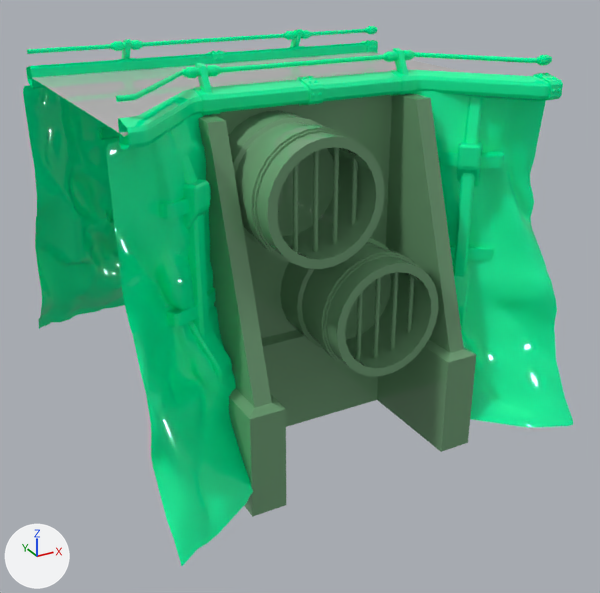
Two versions of the FBX model Assets/Game/Art/Environment/Tracks/World_2/Geometry/Track_06_R.fbx, one commit apart.
Rendered twice from a 50 mm camera at (-27.9, -54.1, 9.9) aimed at (0.9, -1.7, -16.3). The axes (+X, +Y, +Z) are drawn at lower left. The lights are the same throughout. The picture after the commit comes second. Objects named as collision shapes, trigger or cutter boxes, shadow casters or lower levels of detail are left out. Where no turn or scale is listed for an object, it has been applied to the vertices.

Before the edit, the objects in view are built like this:
```python
me_mesh_001 = bpy.data.meshes.new('Mesh.001')
me_mesh_001.from_pydata([(-15.0, -11.0, 0.0), (15.0, -11.0, 0.0), (-15.0, 11.0, 0.0), (15.0, 11.0, 0.0), (7.5, 11.0, 0.0), (-7.5, 11.0, 0.0), (-7.5, -3.7, 0.0), (7.5, -3.7, 0.0)], [], [(4, 5, 6, 7), (5, 2, 0, 6), (7, 1, 3, 4)])
me_mesh_001.materials.append(mat_m_road)  # grey #bcbcbc
me_mesh_002 = bpy.data.meshes.new('Mesh.002')
me_mesh_002.from_pydata(...)  # 6735 vertices, 11971 faces; spans x -15.8..15.8, y -17.8..20.2, z -23.7..2.3
me_mesh_002.materials.append(mat_m_side)  # green #00ffa4
me_mesh_003 = bpy.data.meshes.new('Mesh.003')
me_mesh_003.from_pydata(...)  # 932 vertices, 1566 faces; spans x -9.1..9.0, y -13.1..-3.3, z -25.6..-0.7
me_mesh_003.materials.append(mat_m_side_parts)  # green #719f77
ob_road_008 = bpy.data.objects.new('Road_008', me_mesh_001)
ob_road_008.location = (0.0, -0.42, 0.0)
ob_side_parts_06 = bpy.data.objects.new('side_parts_06', me_mesh_003)
ob_side_parts_06.location = (0.0, -0.42, 0.0)
ob_side_rock_008 = bpy.data.objects.new('Side_Rock_008', me_mesh_002)
ob_side_rock_008.location = (0.0, 0.0, 0.0)
```
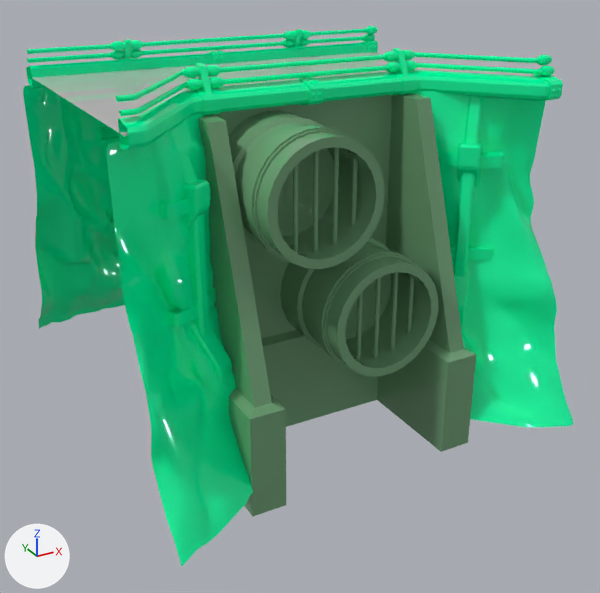
The change, as a list of edits to the scene's bpy script:
```text
Change me_mesh_002:
    used by ob_side_rock_008; location = (0.0, 0.0, 0.0)
    remove me_mesh_002.from_pydata(...)  # 6735 vertices, 11971 faces; spans x -15.8..15.8, y -17.8..20.2, z -23.7..2.3
    add me_mesh_002.from_pydata(...)  # 8039 vertices, 14347 faces; spans x -15.8..15.8, y -17.8..20.2, z -23.7..2.3
    me_mesh_002 part 1: the loose piece of 16 vertices spanning x -6.3..6.3, y 10.6..10.9, z 1.7..2.0 is copied, and the copy is mirrored in y about its middle, then moved by (0.0, -15.3, -0.7); it spans x -6.3..6.3, y -4.7..-4.4, z 1.0..1.3
    me_mesh_002 part 2: the loose piece of 112 vertices spanning x 14.5..15.5, y -11.1..-10.4, z 1.5..2.2 is copied, and the copy is moved by (0.0, -0.4, -0.7); it spans x 14.5..15.5, y -11.4..-10.7, z 0.8..1.5
    me_mesh_002 part 3: the loose piece of 16 vertices spanning x 8.7..15.0, y 10.6..10.9, z 1.7..2.0 is copied, and the copy is mirrored in x about its middle, then moved by (0.0, 0.4, -0.7); it spans x 8.7..15.0, y 10.9..11.2, z 1.0..1.3
    me_mesh_002 part 4: the loose piece of 16 vertices spanning x -15.0..-8.7, y 10.6..10.9, z 1.7..2.0 is copied, and the copy is mirrored in x about its middle, then moved by (0.0, 0.4, -0.7); it spans x -15.0..-8.7, y 10.9..11.2, z 1.0..1.3
    me_mesh_002 part 5: 576 vertices added at x -8.7..15.5, y 10.7..11.4, z 0.8..1.5
    me_mesh_002 part 6: 568 vertices added at x -15.0..15.0, y -11.2..-4.2, z 0.8..1.5
```

Changed parts and their boxes (x1, y1, x2, y2) in the pictures (600 x 593 px):
part 1 of me_mesh_002, added (green): after (223, 65, 388, 84)
part 2 of me_mesh_002, added: after (539, 65, 555, 76)
part 3 of me_mesh_002, added: after (309, 36, 365, 44)
part 4 of me_mesh_002, added: after (27, 53, 112, 63)
part 5 of me_mesh_002, added: after (110, 34, 375, 60)
part 6 of me_mesh_002, added: after (119, 60, 542, 116)
